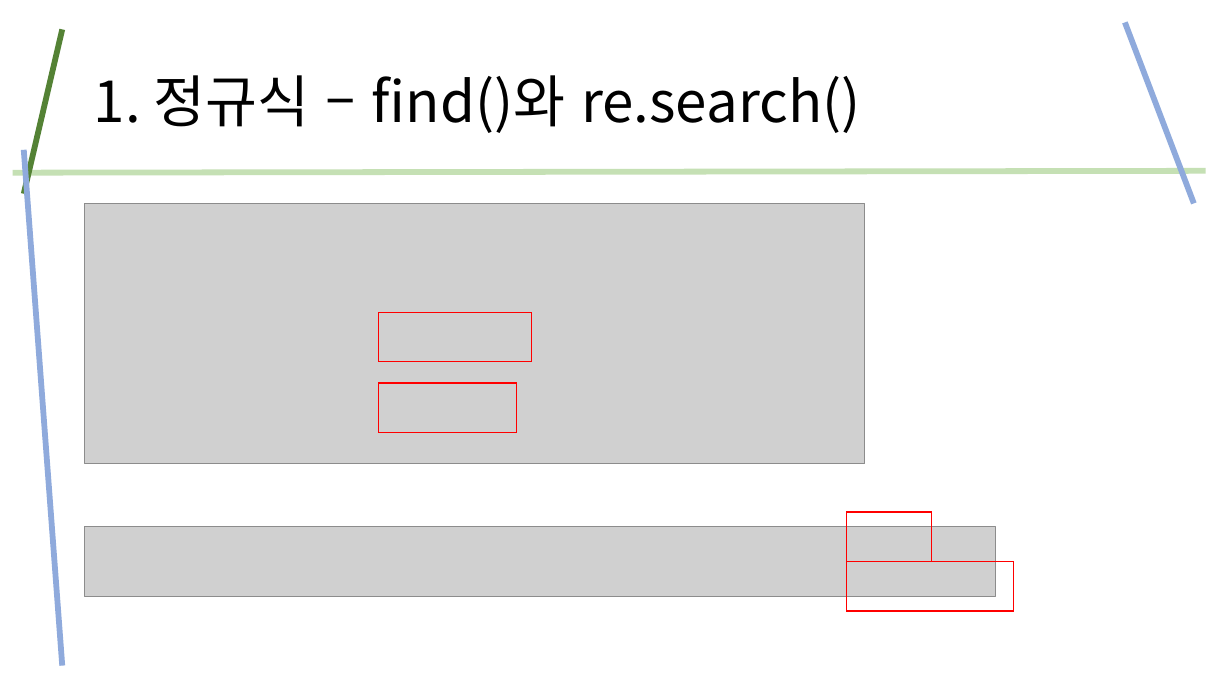
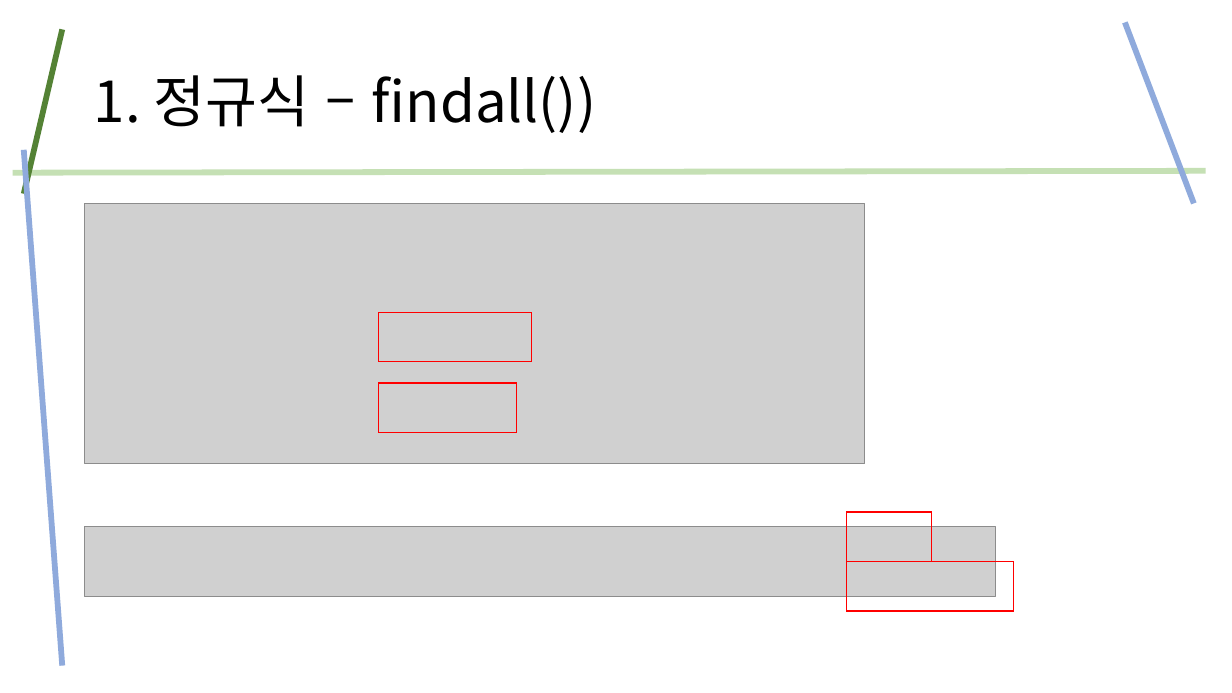
Before and after one commit to kig2929kig/ui, a slide deck: slide 14 of 정규식.pptx (slide 17 before the commit). Drawn at 1232x693 pixels with LibreOffice and Linux fonts; fonts in the diff are those of the drawing; grey boxes stand for pictures. Boxes give left, top, right and bottom in pixels: in the first picture for what was removed or moved away, otherwise in the second. Text is boxed around its words. In the diff, an @@ line names an element or a change of style, - is before the commit and + after.

```diff
--- a/정규식.pptx
+++ b/정규식.pptx
@@ title at (94,75,596,133): text changed @@
-1. 정규식 – find()와 re.search()
+1. 정규식 – findall())
```
Also in this commit, not shown: 4 other slides changed, 8 slides added.
